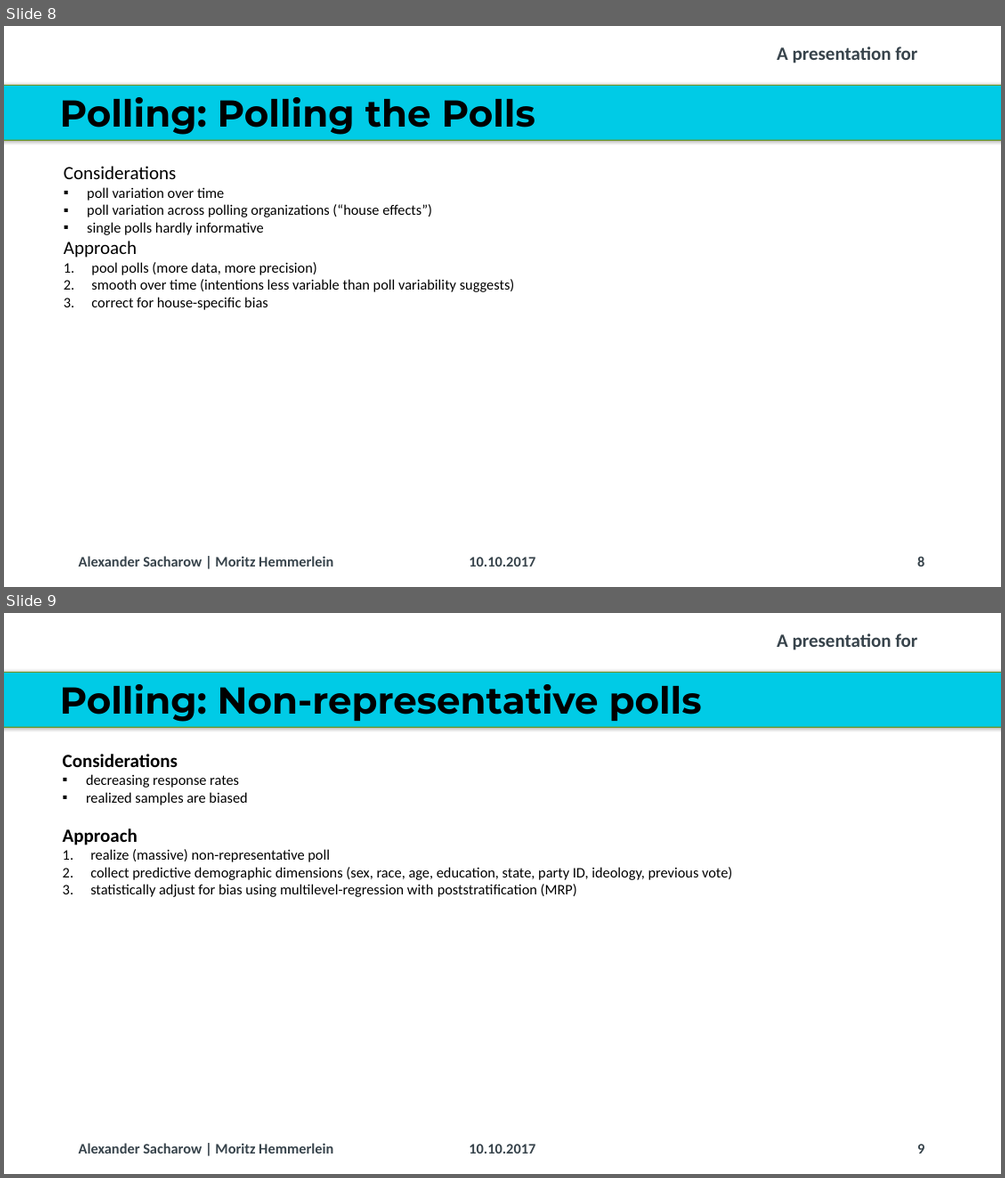
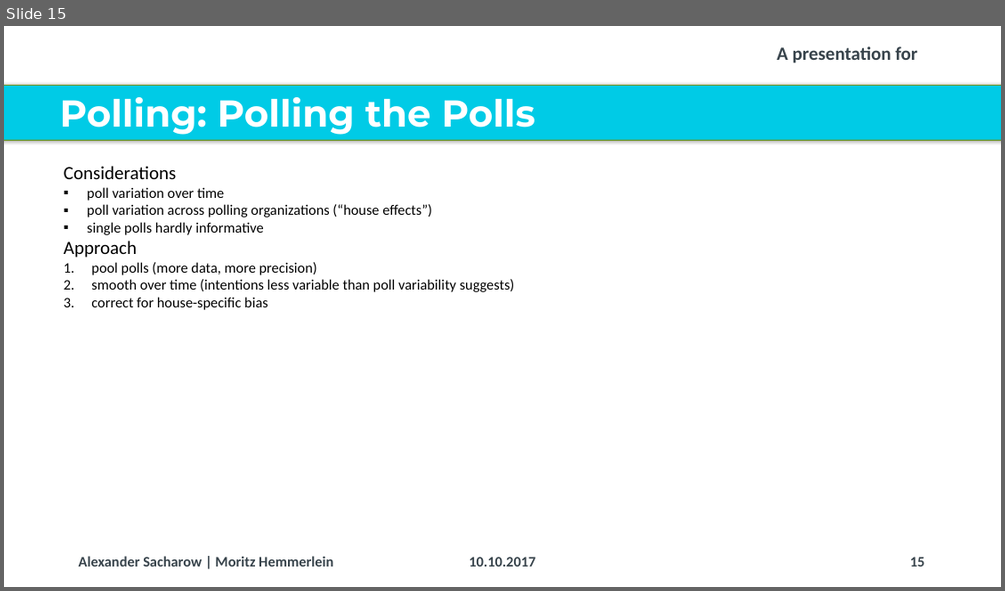
Before and after one commit to Corrod3/ElectionForecasting, a slide deck: Dalia Presentation/20171006_Dalia_Lunchtime Talk_Election Forecasting_v2.pptx. Shown one above the other, each under a label of ours: slides 8 and 9 before the commit, slide 15 after it. The pictures are 1005x1178 and 1005x591 pixels, drawn with LibreOffice and Linux fonts; fonts in the diff are those of the drawing; background and template pictures are left out. Boxes give left, top, right and bottom in pixels: in the first picture for what was removed or moved away, otherwise in the second. Text is boxed around its words. In the diff, an @@ line names an element or a change of style, - is before the commit and + after.

```diff
--- a/Dalia Presentation/20171006_Dalia_Lunchtime Talk_Election Forecasting_v2.pptx
+++ b/Dalia Presentation/20171006_Dalia_Lunchtime Talk_Election Forecasting_v2.pptx
@@ slide 9 removed at <box>4,613,1001,1174</box>, background #FFFFFF; not listed: 3 template elements that a slide beside it also shows @@
@@ title removed at <box>60,684,702,722</box> @@
-Polling: Non-representative polls
@@ text removed at <box>63,754,732,897</box> @@
-Considerations
-▪ decreasing response rates
-▪ realized samples are biased
-Approach
-1. realize (massive) non-representative poll
-2. collect predictive demographic dimensions (sex, race, age, education, state, party ID, ideology, previous vote)
-3. statistically adjust for bias using multilevel-regression with poststratification (MRP)
@@ text removed at <box>469,1143,535,1153</box> @@
-10.10.2017
@@ page number removed at <box>917,1143,924,1153</box> @@
-9
@@ what was slide 8 is now slide 15 @@
@@ slide 15 changed as well @@
@@ title "Polling: Polling the Polls" at <box>60,97,535,135</box>: text colour #000000 to #FFFFFF @@
@@ page number at <box>910,556,925,566</box>: text changed @@
-8
+15
```
Also in this commit, not shown: 13 other slides changed, 1 slide added, 1 other slide removed.
